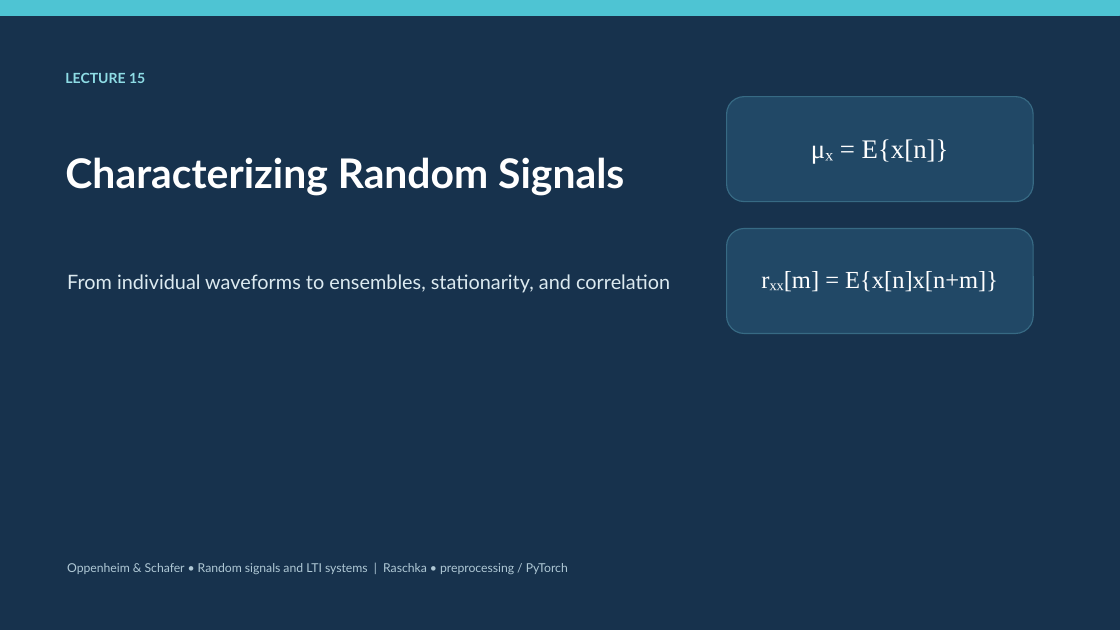
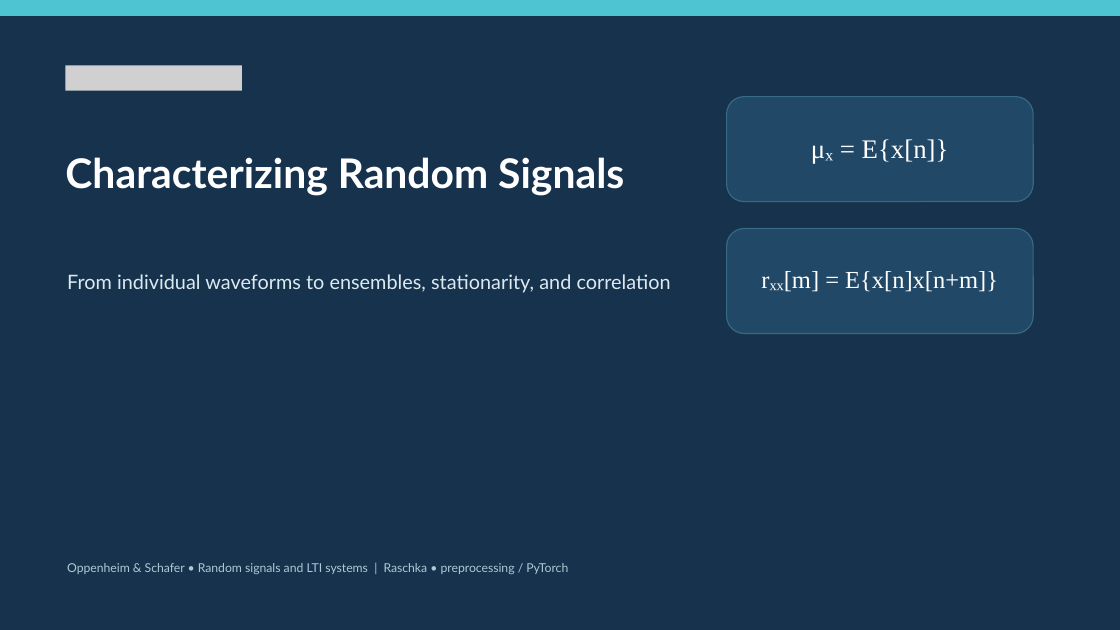
Before and after one commit to mathys2000/ecen45632_f26, a slide deck: slide 1 of python/CourseDesign/Week08e/Week8_Lecture15_Characterizing_Random_Signals.pptx. Drawn at 1120x630 pixels with LibreOffice and Linux fonts; fonts in the diff are those of the drawing; grey boxes stand for pictures. Boxes give left, top, right and bottom in pixels: in the first picture for what was removed or moved away, otherwise in the second. Text is boxed around its words. In the diff, an @@ line names an element or a change of style, - is before the commit and + after.

```diff
--- a/python/CourseDesign/Week08e/Week8_Lecture15_Characterizing_Random_Signals.pptx
+++ b/python/CourseDesign/Week08e/Week8_Lecture15_Characterizing_Random_Signals.pptx
@@ text removed at <box>65,73,145,83</box> @@
-LECTURE 15
@@ picture added at <box>66,66,242,91</box> @@
```
Also in this commit, not shown: 4 other slides changed, 23 other files.
